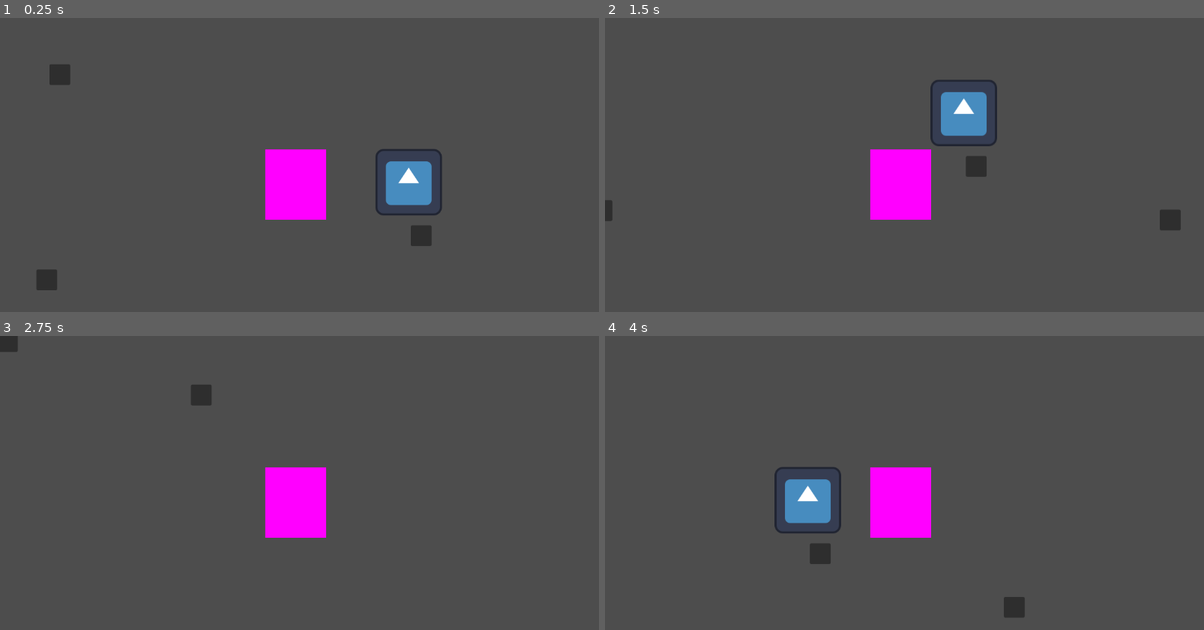
Above: before the commit, frames 1-4 (two rows, left to right).
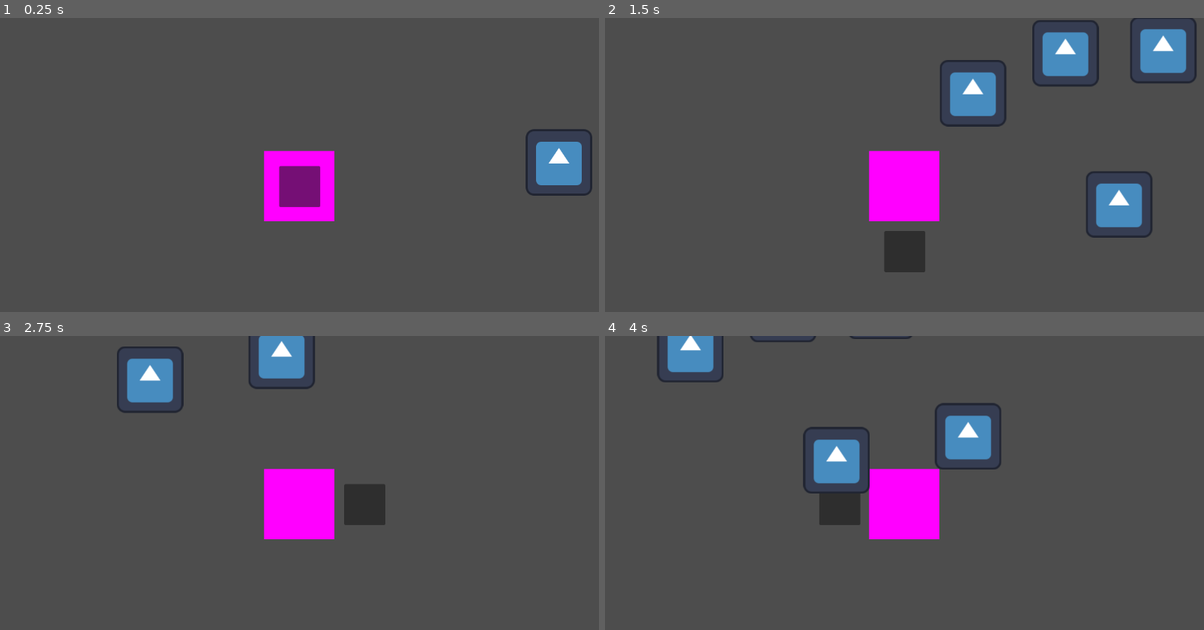
Above: after the commit, the same moments.

Repository: ThermobladeStudios/BambooBytes
Game: Godot game, scene res://world_map.tscn
The game is run twice, just before and just after one commit, with the same random seed, the same clock (stepped at 60 frames per second) and the same inputs. The engine's default icon, where the game draws it, is replaced by a stand-in: a white triangle on a blue panel in a dark square.
Inputs:
- Up to frame 1 (0.25 s): no input
- Up to frame 2 (1.5 s): tap Enter at 0.5 s; hold D (Right) 0.53-1.28 s; hold Shift (Sprint) 0.53-1.28 s; tap Space at 1.25 s; hold S (Down) from 1.28 s (still down); tap Shift (Sprint) at 1.35 s
- Up to frame 3 (2.75 s): release S (Down) at 2.03 s; hold D (Right) from 2.03 s (still down); hold Shift (Sprint) from 2.03 s (still down)
- Up to frame 4 (4 s): release D (Right) at 2.78 s; release Shift (Sprint) at 2.78 s; hold W (Up) 2.78-3.53 s; tap Shift (Sprint) at 2.85 s; hold A (Left) from 3.53 s (still down); hold Shift (Sprint) from 3.53 s (still down)

The runs differ from the first frame. In frame 1, 5.1% of the frame differs, in the area x 6-99%, y 15-93%; in frame 2, 8.4%, in the area x 0-99%, y 0-87%; in frame 3, 4.7%; in frame 4, 7.1%.

Commit message:
Added new features
Added panel to test which way the player faces
added tree respawn and death and health
added player strength for player "damage" to bamboo

Diff:
--- a/BambooBytes/Player/Player.gd
+++ b/BambooBytes/Player/Player.gd
@@ -1,12 +1,20 @@
 extends CharacterBody2D
 
+@onready var collision = $Chop_area
 @export var speed = 500
 
+var strength = 5
 
 func _process(delta):
 	var input_direction = Vector2(Input.get_action_strength("Right") - Input.get_action_strength("Left") , Input.get_action_strength("Down") - Input.get_action_strength("Up"))
+	if(input_direction != Vector2.ZERO):
+		collision.position = input_direction * 125
+
+
+
 	if(Input.is_action_pressed("Sprint")):
 		speed=1000
+
 	elif(Input.is_action_just_released):
 		speed=500
 	velocity = input_direction * speed
--- a/BambooBytes/Player/Player.tscn
+++ b/BambooBytes/Player/Player.tscn
@@ -1,24 +1,46 @@
-[gd_scene load_steps=4 format=3 uid="uid://nie7s6lxy6mj"]
+[gd_scene load_steps=5 format=3 uid="uid://nie7s6lxy6mj"]
 
 [ext_resource type="Script" path="res://Player/Player.gd" id="1_27exr"]
 
 [sub_resource type="RectangleShape2D" id="RectangleShape2D_w6a8a"]
-size = Vector2(114.5, 134)
+size = Vector2(135, 135)
 
 [sub_resource type="PlaceholderTexture2D" id="PlaceholderTexture2D_xgsr6"]
 
-[node name="CharacterBody2D" type="CharacterBody2D"]
-position = Vector2(61, 22)
+[sub_resource type="RectangleShape2D" id="RectangleShape2D_m324q"]
+size = Vector2(79, 79)
+
+[node name="Player" type="CharacterBody2D"]
 motion_mode = 1
 script = ExtResource("1_27exr")
 
 [node name="CollisionShape2D" type="CollisionShape2D" parent="."]
-position = Vector2(498.75, 177)
 shape = SubResource("RectangleShape2D_w6a8a")
 
 [node name="Sprite2D" type="Sprite2D" parent="."]
-position = Vector2(498.5, 176.5)
-scale = Vector2(117, 135)
+scale = Vector2(135, 135)
 texture = SubResource("PlaceholderTexture2D_xgsr6")
 
 [node name="Timer" type="Timer" parent="."]
+
+[node name="Chop_area" type="Area2D" parent="."]
+light_mask = 2
+visibility_layer = 2
+
+[node name="CollisionShape2D" type="CollisionShape2D" parent="Chop_area"]
+light_mask = 2
+visibility_layer = 2
+shape = SubResource("RectangleShape2D_m324q")
+
+[node name="Panel" type="Panel" parent="Chop_area/CollisionShape2D"]
+anchors_preset = 8
+anchor_left = 0.5
+anchor_top = 0.5
+anchor_right = 0.5
+anchor_bottom = 0.5
+offset_left = -39.5
+offset_top = -39.5
+offset_right = 39.5
+offset_bottom = 39.5
+grow_horizontal = 2
+grow_vertical = 2
--- /dev/null
+++ b/BambooBytes/World Objects/bamboo.gd
@@ -0,0 +1,64 @@
+extends StaticBody2D
+
+var totalTime = 20
+var currTime
+var ischopping = false
+var x = 0
+var DroppedAmmount = 1
+
+var regrowRate = 5
+var tree_is_chopped = false
+
+var growthbar = 0
+
+@onready var treesprite = $Sprite2D
+@onready var Player = $"../../Player"
+@onready var timer = $Timer
+@onready var regrow = $Regrow
+@onready var bar = $ChopProgress
+# Called when the node enters the scene tree for the first time.
+func _ready():
+	bar.max_value = totalTime
+	currTime = 0
+
+
+# Called every frame. 'delta' is the elapsed time since the previous frame.
+func _process(delta):
+	bar.value = currTime
+	if(currTime >= totalTime):
+		treesprite.visible = false
+		currTime = 0
+		tree_is_chopped = true
+		regrow.start()
+
+
+func _on_area_2d_area_entered(body):
+	x+=1
+
+	if(x != 0):
+		timer.start()
+
+
+func _on_area_2d_area_exited(body):
+	timer.stop()
+	x-=1
+
+func upgrade_drop():
+	DroppedAmmount +=1
+
+
+func _on_timer_timeout():
+	if(tree_is_chopped == false):
+		currTime += Player.strength*(x)
+		print(currTime)
+		var tween = get_tree().create_tween()
+		tween.tween_property(bar, "value", currTime, 0.4).set_trans(Tween.TRANS_LINEAR)
+
+
+func _on_regrow_timeout():
+	growthbar += 1*regrowRate
+	if(growthbar >= totalTime):
+		growthbar = 0
+		treesprite.visible = true
+		tree_is_chopped = false
+		regrow.stop()
--- a/BambooBytes/World Objects/bamboo.tscn
+++ b/BambooBytes/World Objects/bamboo.tscn
@@ -1,12 +1,25 @@
-[gd_scene load_steps=3 format=3 uid="uid://de42f5ojp3ke0"]
+[gd_scene load_steps=8 format=3 uid="uid://de42f5ojp3ke0"]
 
 [ext_resource type="Texture2D" uid="uid://lv573eiicqpt" path="res://icon.svg" id="1_4pjnd"]
+[ext_resource type="Script" path="res://World Objects/bamboo.gd" id="1_lu5k4"]
 
 [sub_resource type="RectangleShape2D" id="RectangleShape2D_mbx12"]
 size = Vector2(127, 127)
 
+[sub_resource type="CircleShape2D" id="CircleShape2D_a3f4a"]
+radius = 91.022
+
+[sub_resource type="Theme" id="Theme_n3lqq"]
+
+[sub_resource type="StyleBoxFlat" id="StyleBoxFlat_j8c0h"]
+bg_color = Color(0.662745, 0.560784, 0.678431, 0)
+
+[sub_resource type="StyleBoxFlat" id="StyleBoxFlat_g0ucb"]
+bg_color = Color(0, 0.717647, 0.4, 1)
+
 [node name="Bamboo" type="StaticBody2D"]
 position = Vector2(22, 11)
+script = ExtResource("1_lu5k4")
 
 [node name="CollisionShape2D" type="CollisionShape2D" parent="."]
 position = Vector2(62.5, 3.5)
@@ -15,3 +28,29 @@
 [node name="Sprite2D" type="Sprite2D" parent="."]
 position = Vector2(63, 4)
 texture = ExtResource("1_4pjnd")
+
+[node name="Area2D" type="Area2D" parent="."]
+
+[node name="CollisionShape2D" type="CollisionShape2D" parent="Area2D"]
+position = Vector2(63, 2)
+shape = SubResource("CircleShape2D_a3f4a")
+
+[node name="Timer" type="Timer" parent="."]
+
+[node name="ChopProgress" type="ProgressBar" parent="."]
+offset_left = -50.0
+offset_top = -89.0
+offset_right = 175.0
+offset_bottom = -62.0
+theme = SubResource("Theme_n3lqq")
+theme_override_styles/background = SubResource("StyleBoxFlat_j8c0h")
+theme_override_styles/fill = SubResource("StyleBoxFlat_g0ucb")
+value = 50.0
+show_percentage = false
+
+[node name="Regrow" type="Timer" parent="."]
+
+[connection signal="area_entered" from="Area2D" to="." method="_on_area_2d_area_entered"]
+[connection signal="area_exited" from="Area2D" to="." method="_on_area_2d_area_exited"]
+[connection signal="timeout" from="Timer" to="." method="_on_timer_timeout"]
+[connection signal="timeout" from="Regrow" to="." method="_on_regrow_timeout"]
--- a/BambooBytes/world_map.tscn
+++ b/BambooBytes/world_map.tscn
@@ -6,37 +6,9 @@
 
 [node name="World Map" type="Node2D"]
 
-[node name="CharacterBody2D" parent="." instance=ExtResource("1_jf1yx")]
-position = Vector2(-397, -73)
+[node name="Player" parent="." instance=ExtResource("1_jf1yx")]
 
-[node name="Camera2D" type="Camera2D" parent="CharacterBody2D"]
-position = Vector2(506, 180)
-
-[node name="Test Panels" type="Node2D" parent="."]
-
-[node name="Panel" type="Panel" parent="Test Panels"]
-offset_left = 323.0
-offset_top = 182.0
-offset_right = 363.0
-offset_bottom = 222.0
-
-[node name="Panel2" type="Panel" parent="Test Panels"]
-offset_left = 696.0
-offset_top = 285.0
-offset_right = 736.0
-offset_bottom = 325.0
-
-[node name="Panel3" type="Panel" parent="Test Panels"]
-offset_left = -397.0
-offset_top = 267.0
-offset_right = -357.0
-offset_bottom = 307.0
-
-[node name="Panel4" type="Panel" parent="Test Panels"]
-offset_left = -372.0
-offset_top = -128.0
-offset_right = -332.0
-offset_bottom = -88.0
+[node name="Camera2D" type="Camera2D" parent="Player"]
 
 [node name="AudioStreamPlayer" type="AudioStreamPlayer" parent="."]
 stream = ExtResource("2_avsyx")
@@ -44,7 +16,19 @@
 mix_target = 2
 
 [node name="Testing Collision" type="Node2D" parent="."]
-position = Vector2(256, 95)
+position = Vector2(541, 60)
 
 [node name="Bamboo" parent="Testing Collision" instance=ExtResource("3_lclw5")]
-position = Vector2(0, 0)
+position = Vector2(-105, -110)
+
+[node name="Bamboo2" parent="Testing Collision" instance=ExtResource("3_lclw5")]
+position = Vector2(429, 58)
+
+[node name="Bamboo3" parent="Testing Collision" instance=ExtResource("3_lclw5")]
+position = Vector2(176, 104)
+
+[node name="Bamboo4" parent="Testing Collision" instance=ExtResource("3_lclw5")]
+position = Vector2(261, -193)
+
+[node name="Bamboo5" parent="Testing Collision" instance=ExtResource("3_lclw5")]
+position = Vector2(73, -187)
